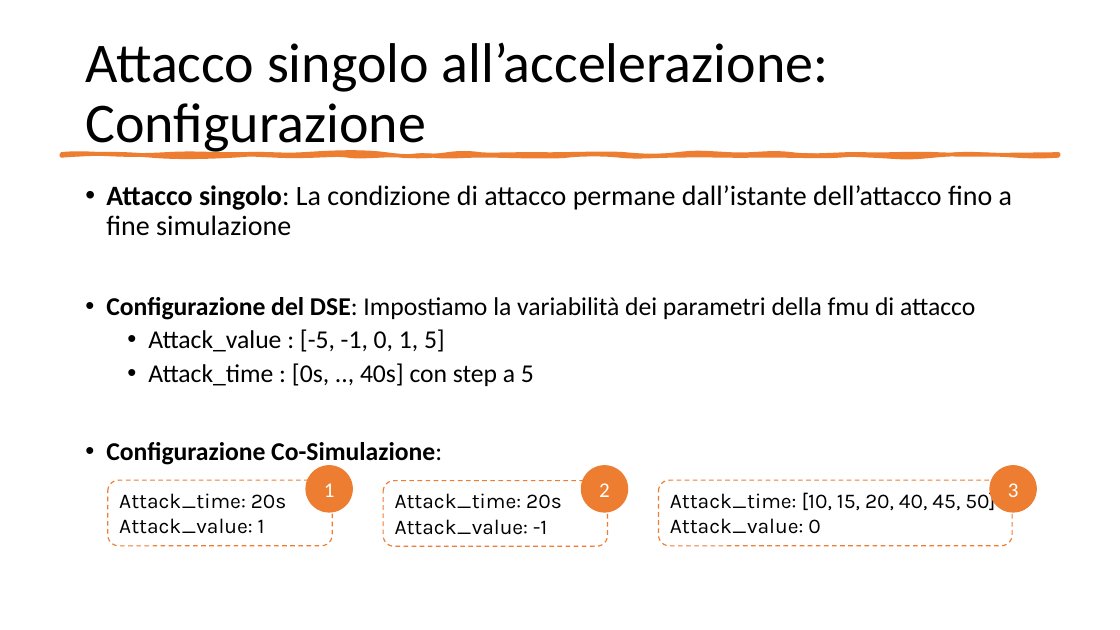
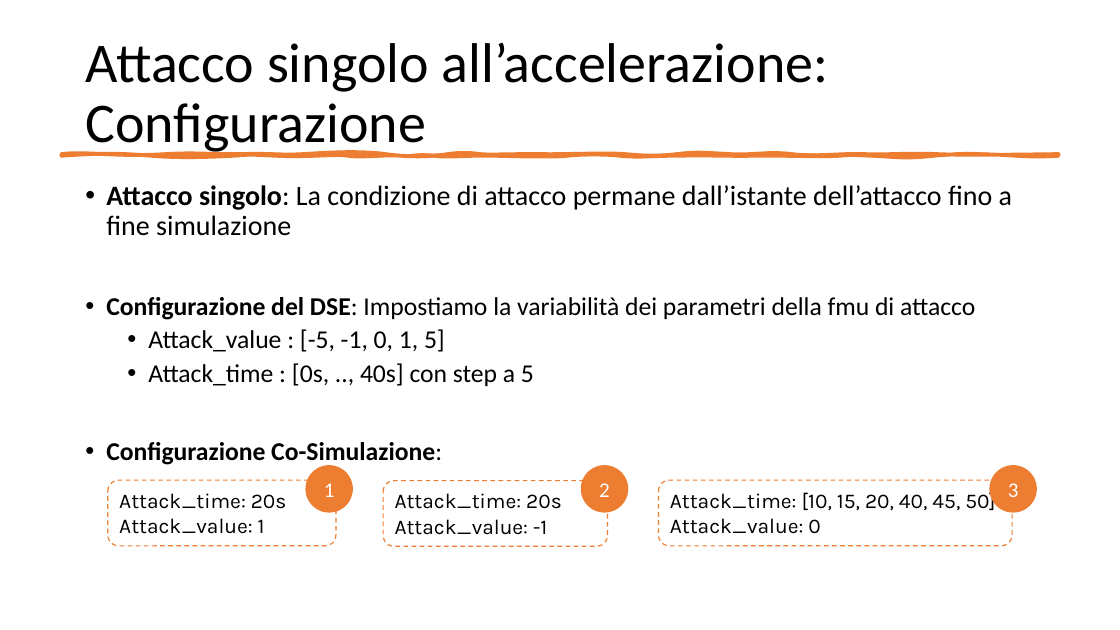
Before and after one commit to gerti98/FormalMethodsProject, a slide deck: slide 8 of Leading Car – Following Car.pptx. Drawn at 1120x630 pixels with LibreOffice and Linux fonts; fonts in the diff are those of the drawing. Boxes give left, top, right and bottom in pixels: in the first picture for what was removed or moved away, otherwise in the second. Text is boxed around its words. In the diff, an @@ line names an element or a change of style, - is before the commit and + after.

```diff
--- a/Leading Car – Following Car.pptx
+++ b/Leading Car – Following Car.pptx
@@ rounded rectangle "Attack_time: 20s": place and size @@
-rounded rectangle "Attack_time: 20s" at (108, 481, 332, 546)
+rounded rectangle "Attack_time: 20s" at (108, 481, 336, 546)
```
Also in this commit, not shown: 4 other slides changed, 3 slides added, 2 slides removed, 6 other files.
